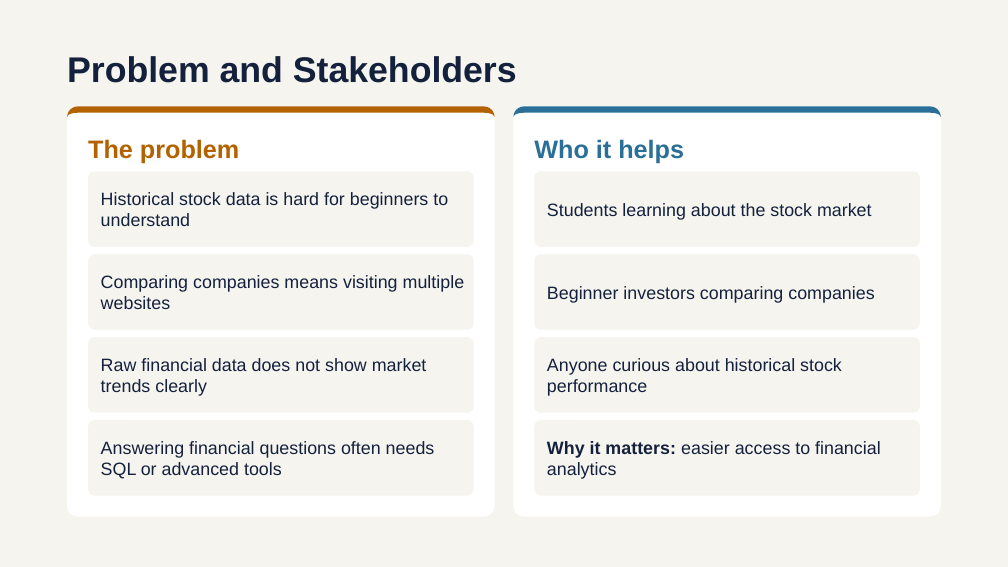
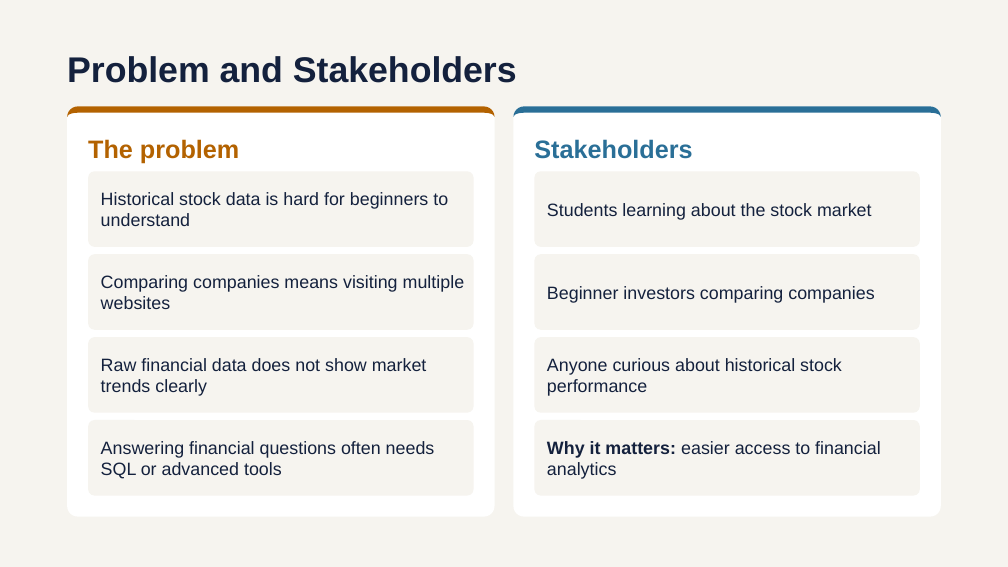
Before and after one commit to sutomuz/Nguyen-Johnathan-Stock-Market-Dashboard, a slide deck: slide 2 of Proposal/CTS2375_Proposal_Nguyen.pptx. Drawn at 1008x567 pixels with LibreOffice and Linux fonts; fonts in the diff are those of the drawing. Boxes give left, top, right and bottom in pixels: in the first picture for what was removed or moved away, otherwise in the second. Text is boxed around its words. In the diff, an @@ line names an element or a change of style, - is before the commit and + after.

```diff
--- a/Proposal/CTS2375_Proposal_Nguyen.pptx
+++ b/Proposal/CTS2375_Proposal_Nguyen.pptx
@@ text at (534,139,692,159): text changed @@
-Who it helps
+Stakeholders
```
Also in this commit, not shown: 6 other slides changed.
